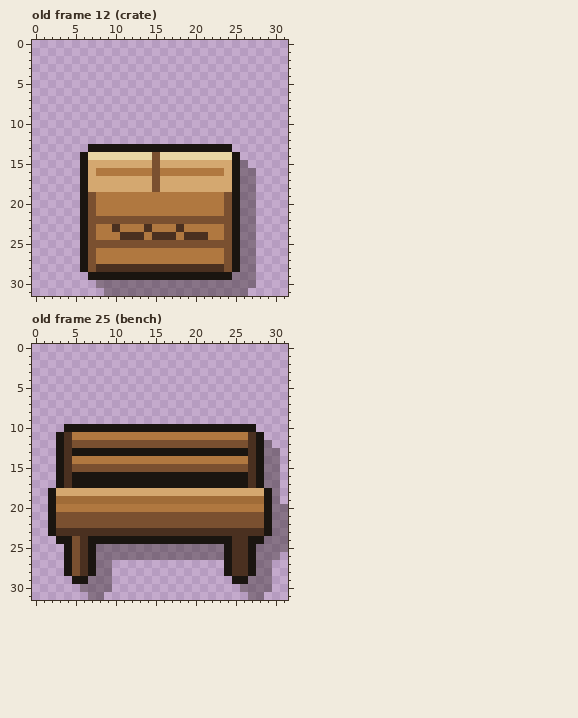
Two states of a pixel-art file, public/sprites/fx/decor.aseprite. This is how it looked before the edit.
32x32 pixels, 39 frames. Pixels under 10% opacity are left out. Colours within 5 levels of each other are drawn and written as one. Shown: old frame 12 (crate), old frame 25 (bench). The commit also changed other frames, which this record leaves out.
Now the later version:
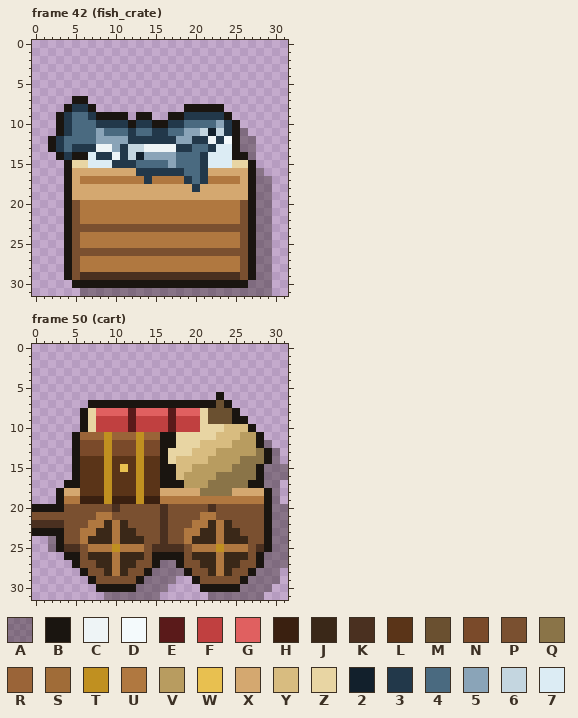
Palette (. is transparent): A #1a12085a  B #1a1510  C #eef4f6  D #f4fafc  E #5a1a1a  F #c04040  G #e06060  H #3a2010  J #3a2818  K #4a3020  L #5a3418  M #6a5030  N #7a4a2a  P #7a5030  Q #8a7448  R #9a6438  S #a06c38  T #c09020  U #b07840  V #b89c60  W #e8c050  X #d4a870  Y #d8bc80  Z #e8d5a3  2 #12202c  3 #22384a  4 #4a6a80  5 #8aa4b8  6 #c4d6e0  7 #dcecf4
A new or re-ordered frame is compared with the old frame closest to it.
What changed:
frames 39 -> 69
Changed rows in their new state; - is an unchanged pixel.
Frame 42 (fish_crate) is new; against old frame 12 (crate), layers "body", "outline", "shadow":
first column x 2:
 7 ---BB-----------------------
 8 --B33B-----------BBBBB------
 9 -B3443BBBB-BB--BB33333B-----
10 -B34443333B33BB33444453B----
11 -B344454443443344556263BA---
12 B3444455553333335533C3DBAA--
13 B34333CC5366CCCC3344377BAA--
14 -B3B-733C36255554443777-BA--
15 --BZZ777333444454443777ZZB--
16 --BXX-XXXXX333333443XX-XXBA-
17 --BXUUUUUUUU3UUUU343UUUUXBAA
18 --BXX--------X----3----XXBAA
19 --BXXXXXXXXXXXXXXXXXXXXXXBAA
20 --BPUU----------------UUPBAA
21 --BPUU----------------UUPBAA
22 --BPUUUUUUUUUUUUUUUUUUUUPBAA
23 --BPP-PPPPPPPPPPPPPPPP-PPBAA
24 --BPUU---UUU-UUU-UUU--UUPBAA
25 --BPUUUUUUUUUUUUUUUUUUUUPBAA
26 --BPP-PPPPPPPPPPPPPPPP-PPBAA
27 --BPUU----------------UUPBAA
28 --BPUUUUUUUUUUUUUUUUUUUUPBAA
29 --BPKKKKKKKKKKKKKKKKKKKKPBAA
30 ---BBBBBBBBBBBBBBBBBBBBBB-AA
31 ----AAA------------------AAA
Frame 50 (cart) is new; against old frame 25 (bench), layers "body", "outline", "shadow":
first column x 0:
 6 -----------------------B--------
 7 -------BBBBBBBBBBBBBBBBMB-------
 8 ------BZGGGGEGGGGEGGGZMMMB------
 9 ------BZFFFFEFFFFEFFFZMMMBB-----
10 ----..-ZFFFFEFFFFEFFFZZZYYY-----
11 ---..BRRRTRRRTRRBBZZZZZYYYVV----
12 ---..BNNNTNNNTNNBBZZZYYYYVVV----
13 ---..-NNNTNNNTNN-ZZZYYYVVVVVQB--
14 ---..BLLLTLLLTLLBZYYYYVVVVQQQB--
15 ---..BLLLTLWLTLLBBYYVVVVVQQQ---A
16 ---..-LLLTLLLTLL--YVVVVQQQQQ---A
17 ---.B-LLLTLLLTLL---VVVQQQQQB----
18 --.B--LLLTLLLTLL-----QQQQ-------
19 --.BUUHHHTHHHTHHUUUUUUUUUUUUU---
20 BB-BPPPPPPKPPPPPKPPPPPKPPPPPP---
21 PPP-----UU------K----UU---------
22 KKKK---UUJUJ----K---UUJUJ-------
23 BB-BPPUUJJUJJPPP-PPUUJJUJJPPP---
24 --A-P-UJJJUJJJPPKPPUJJJUJJJPPB--
25 --ABKKPUUUTUUUPKKKKPUUUTUUUPKB--
26 -----BPJJJUJJJPBBBBPJJJUJJJPB--A
27 ----.BPPJJUJJPPBAABPPJJUJJPPB-AA
28 ----..BPPJUJPPBAAAABPPJUJPP---A-
29 -----..BPPPPPBAAAA--BPPPPP----A-
30 ------..BBBBBAAAA----BBBBB------
31 -------..AAAAAAA------AAAAA-----
